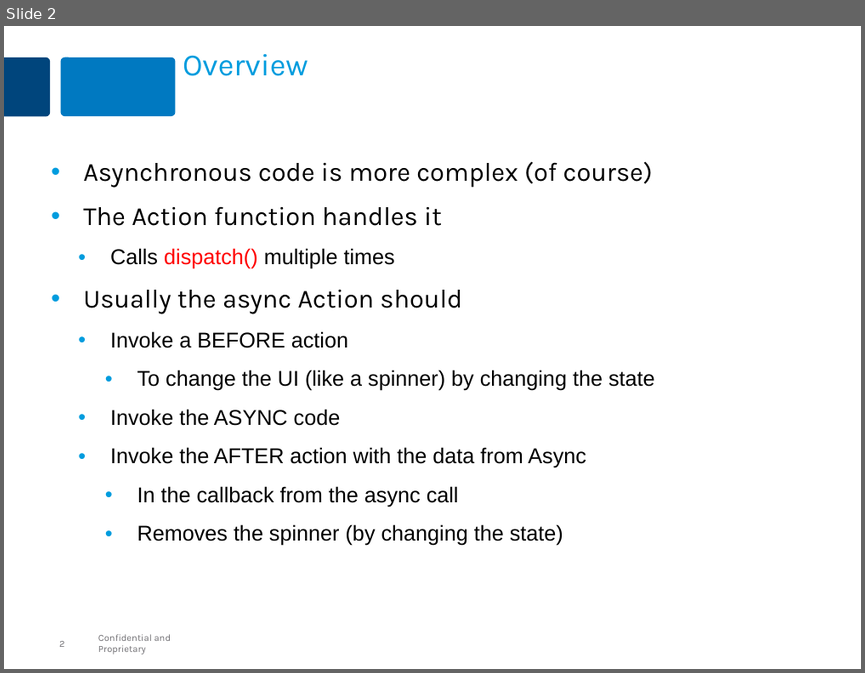
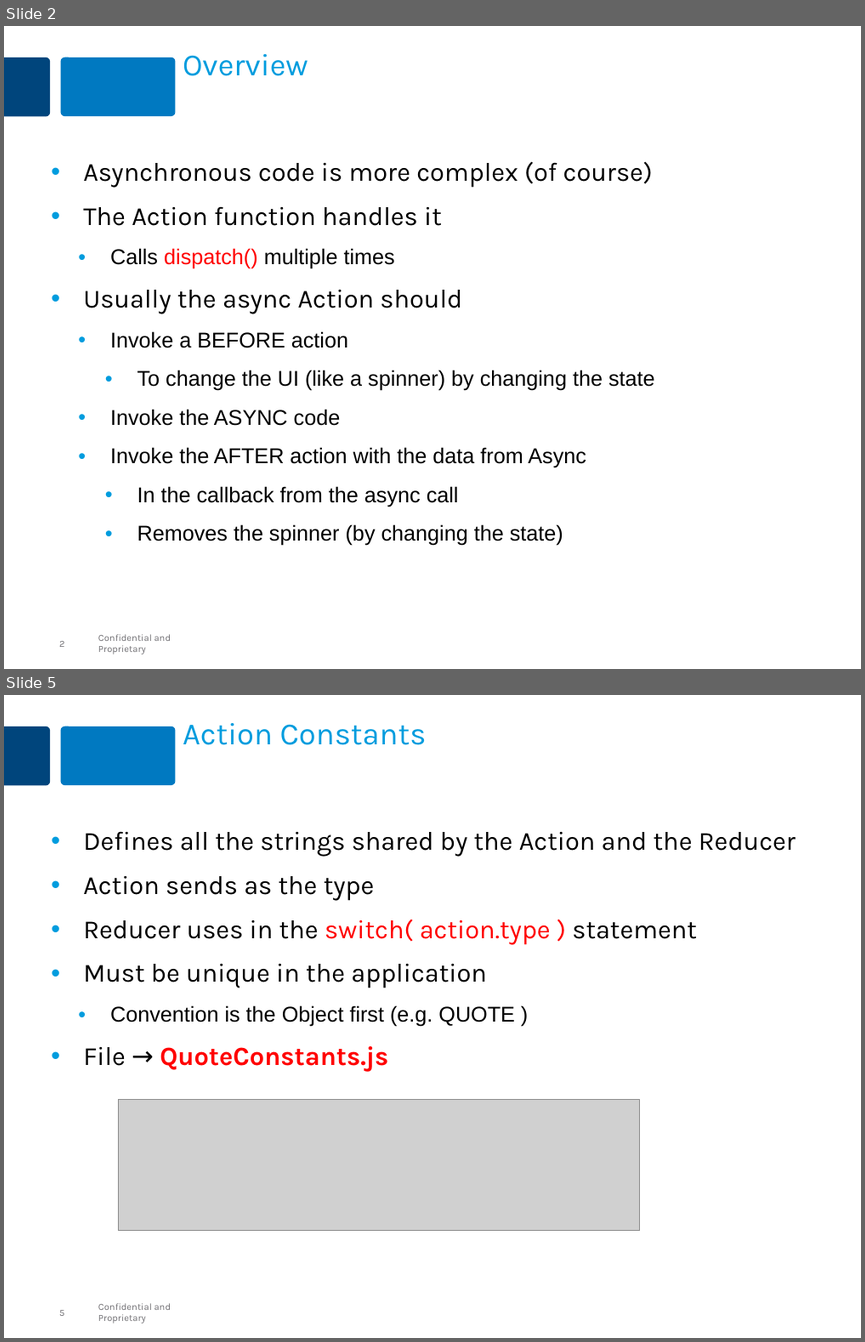
Before and after one commit to MaxMillington/react_practice, a slide deck: lesson-react-50-redux-async/react-redux-async.pptx. Shown one above the other, each under a label of ours: slide 2 before the commit, slides 2 and 5 after it; the slides between them are not shown. The pictures are 865x673 and 865x1342 pixels, drawn with LibreOffice and Linux fonts; fonts in the diff are those of the drawing; grey boxes stand for pictures. Boxes give left, top, right and bottom in pixels: in the first picture for what was removed or moved away, otherwise in the second. Text is boxed around its words. In the diff, an @@ line names an element or a change of style, - is before the commit and + after.

```diff
--- a/lesson-react-50-redux-async/react-redux-async.pptx
+++ b/lesson-react-50-redux-async/react-redux-async.pptx
@@ slide 5 added at (x1=4, y1=695, x2=861, y2=1338), background #FFFFFF; not listed: 4 template elements that a slide beside it also shows @@
@@ title added at (x1=182, y1=723, x2=426, y2=745), 26 pt, text #009CDE @@
+Action Constants
@@ text added at (x1=83, y1=831, x2=795, y2=1072), 22 pt, text #000000 @@
+• Defines all the strings shared by the Action and the Reducer
+• Action sends as the type
+• Reducer uses in the switch( action.type ) statement
+• Must be unique in the application
+  • Convention is the Object first (e.g. QUOTE )
+• File → QuoteConstants.js
@@ picture added at (x1=118, y1=1100, x2=639, y2=1231) @@
```
Also in this commit, not shown: 5 slides changed, 2 other slides added, 1 other file.
